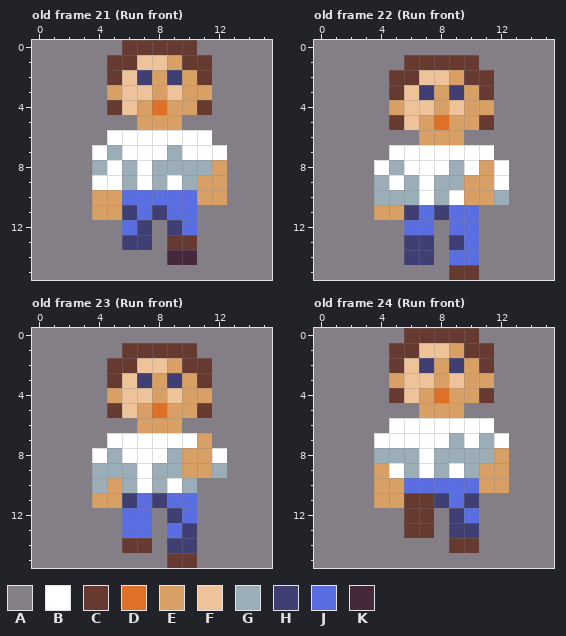
File history of a pixel-art file, run_bup.ase. Above: the version before the commit.
16x16 pixels, 32 frames. Shown: old frame 21 (Run front), old frame 22 (Run front), old frame 23 (Run front), old frame 24 (Run front). The commit also changed other frames, which this record leaves out.
Visible layers, top first: "Arm Copy #2", "Arm", "Body", "Leg", "Leg Copy", "Arm Copy", "Background".
Palette (. is transparent): A #847e87  B #ffffff  C #663931  D #df7126  E #d9a066  F #eec39a  G #9badb7  H #3f3f74  J #5b6ee1  K #45283c
Pixels before, old frame 21 (Run front), first column x 0:
 0 AAAAAACCCCCAAAAA
 1 AAAAACCFFECCAAAA
 2 AAAAACFHEHECAAAA
 3 AAAAAEFFEFEEAAAA
 4 AAAAACFEDEECAAAA
 5 AAAAAAAEEEAAAAAA
 6 AAAAABBBBBBBAAAA
 7 AAAABGBBBGBBBAAA
 8 AAAAGBGBGGGGEAAA
 9 AAAABBGBGBGEEAAA
10 AAAAEEJJJJJEEAAA
11 AAAAEEHJHJJAAAAA
12 AAAAAAJHAHJAAAAA
13 AAAAAAHHACCAAAAA
14 AAAAAAAAAKKAAAAA
15 AAAAAAAAAAAAAAAA
Pixels before, old frame 22 (Run front), first column x 0:
 0 AAAAAAAAAAAAAAAA
 1 AAAAAACCCCCAAAAA
 2 AAAAACCFFECCAAAA
 3 AAAAACFHEHECAAAA
 4 AAAAAEFFEFEEAAAA
 5 AAAAACFEDEECAAAA
 6 AAAAAAAEEEAAAAAA
 7 AAAAABBBBBBBAAAA
 8 AAAABGBBBGBEBAAA
 9 AAAAGBGBGGEEBAAA
10 AAAAGGGBGBEEGAAA
11 AAAAEEHJHJJAAAAA
12 AAAAAAJJAJJAAAAA
13 AAAAAAHHAHJAAAAA
14 AAAAAAHHAJJAAAAA
15 AAAAAAAAACCAAAAA
Pixels before, old frame 23 (Run front), first column x 0:
 0 AAAAAAAAAAAAAAAA
 1 AAAAAACCCCCAAAAA
 2 AAAAACCFFECCAAAA
 3 AAAAACFHEHECAAAA
 4 AAAAAEFFEFEEAAAA
 5 AAAAACFEDEECAAAA
 6 AAAAAAAEEEAAAAAA
 7 AAAAABBBBBBEAAAA
 8 AAAABGBBBGEEBAAA
 9 AAAAGGGBGGEEGAAA
10 AAAAGEGBGBGAAAAA
11 AAAAEEHJHJJAAAAA
12 AAAAAAJJAHJAAAAA
13 AAAAAAJJAJHAAAAA
14 AAAAAACCAHHAAAAA
15 AAAAAAAAACCAAAAA
Pixels before, old frame 24 (Run front), first column x 0:
 0 AAAAAACCCCCAAAAA
 1 AAAAACCFFECCAAAA
 2 AAAAACFHEHECAAAA
 3 AAAAAEFFEFEEAAAA
 4 AAAAACFEDEECAAAA
 5 AAAAAAAEEEAAAAAA
 6 AAAAABBBBBBBAAAA
 7 AAAABBBBBGBGBAAA
 8 AAAAGGGBGGGGEAAA
 9 AAAAEBGBGBGEEAAA
10 AAAAEEJJJJJEEAAA
11 AAAAEECCHJHAAAAA
12 AAAAAACCAHJAAAAA
13 AAAAAACCAHHAAAAA
14 AAAAAAAAACCAAAAA
15 AAAAAAAAAAAAAAAA
New version:
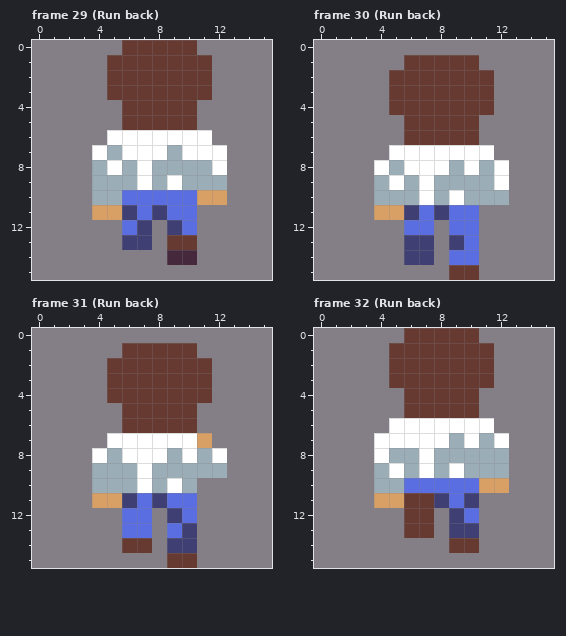
A new or re-ordered frame is compared with the old frame closest to it.
Log entry: back run animation
From old to new:
frames 32 -> 40
Frame 29 (Run back) is new; against old frame 21 (Run front), layers "Arm Copy #2", "Arm", "Body":
The author changed colour C to colour A in row 4 at x 5 and 11.
The author changed colour E to colour B in row 8 at x 12.
The author changed colour A to colour C in row 5 at x 6 and 10.
The author changed colour D to colour C in row 4 at x 8.
The author changed colour E to colour C in row 1 at x 9; in row 2 at x 8 and 10; in row 3 at x 5, 8 and 10 to 11; in row 4 at x 7 and 9 to 10; in row 5 at x 7 to 9.
The author changed colour F to colour C in row 1 at x 7 to 8; in row 2 at x 6; in row 3 at x 6 to 7 and 9; in row 4 at x 6.
The author changed colour H to colour C in row 2 at x 7 and 9.
The author changed colour B to colour G in row 9 at x 4 to 5.
The author changed colour E to colour G in row 9 at x 11 to 12; in row 10 at x 4 to 5.
Frame 30 (Run back) is new; against old frame 22 (Run front), layers "Arm Copy #2", "Body":
The author changed colour C to colour A in row 5 at x 5 and 11.
The author changed colour A to colour C in row 6 at x 6 and 10.
The author changed colour D to colour C in row 5 at x 8.
The author changed colour E to colour C in row 2 at x 9; in row 3 at x 8 and 10; in row 4 at x 5, 8 and 10 to 11; in row 5 at x 7 and 9 to 10; in row 6 at x 7 to 9.
The author changed colour F to colour C in row 2 at x 7 to 8; in row 3 at x 6; in row 4 at x 6 to 7 and 9; in row 5 at x 6.
The author changed colour H to colour C in row 3 at x 7 and 9.
The author changed colour E to colour G in row 8 at x 11; in rows 9 to 10 at x 10 to 11.
Frame 31 (Run back) is new; against old frame 23 (Run front), layers "Arm Copy #2", "Arm", "Body":
The author changed colour C to colour A in row 5 at x 5 and 11.
The author changed colour E to colour B in row 8 at x 10.
The author changed colour A to colour C in row 6 at x 6 and 10.
The author changed colour D to colour C in row 5 at x 8.
The author changed colour E to colour C in row 2 at x 9; in row 3 at x 8 and 10; in row 4 at x 5, 8 and 10 to 11; in row 5 at x 7 and 9 to 10; in row 6 at x 7 to 9.
The author changed colour F to colour C in row 2 at x 7 to 8; in row 3 at x 6; in row 4 at x 6 to 7 and 9; in row 5 at x 6.
The author changed colour H to colour C in row 3 at x 7 and 9.
The author changed colour E to colour G in row 8 at x 11; in row 9 at x 10 to 11; in row 10 at x 5.
Frame 32 (Run back) is new; against old frame 24 (Run front), layers "Arm Copy #2", "Arm", "Body":
The author changed colour C to colour A in row 4 at x 5 and 11.
The author changed colour G to colour B in row 8 at x 4.
The author changed colour A to colour C in row 5 at x 6 and 10.
The author changed colour D to colour C in row 4 at x 8.
The author changed colour E to colour C in row 1 at x 9; in row 2 at x 8 and 10; in row 3 at x 5, 8 and 10 to 11; in row 4 at x 7 and 9 to 10; in row 5 at x 7 to 9.
The author changed colour F to colour C in row 1 at x 7 to 8; in row 2 at x 6; in row 3 at x 6 to 7 and 9; in row 4 at x 6.
The author changed colour H to colour C in row 2 at x 7 and 9.
The author changed colour E to colour G in row 8 at x 12; in row 9 at x 4 and 11 to 12; in row 10 at x 4 to 5.
